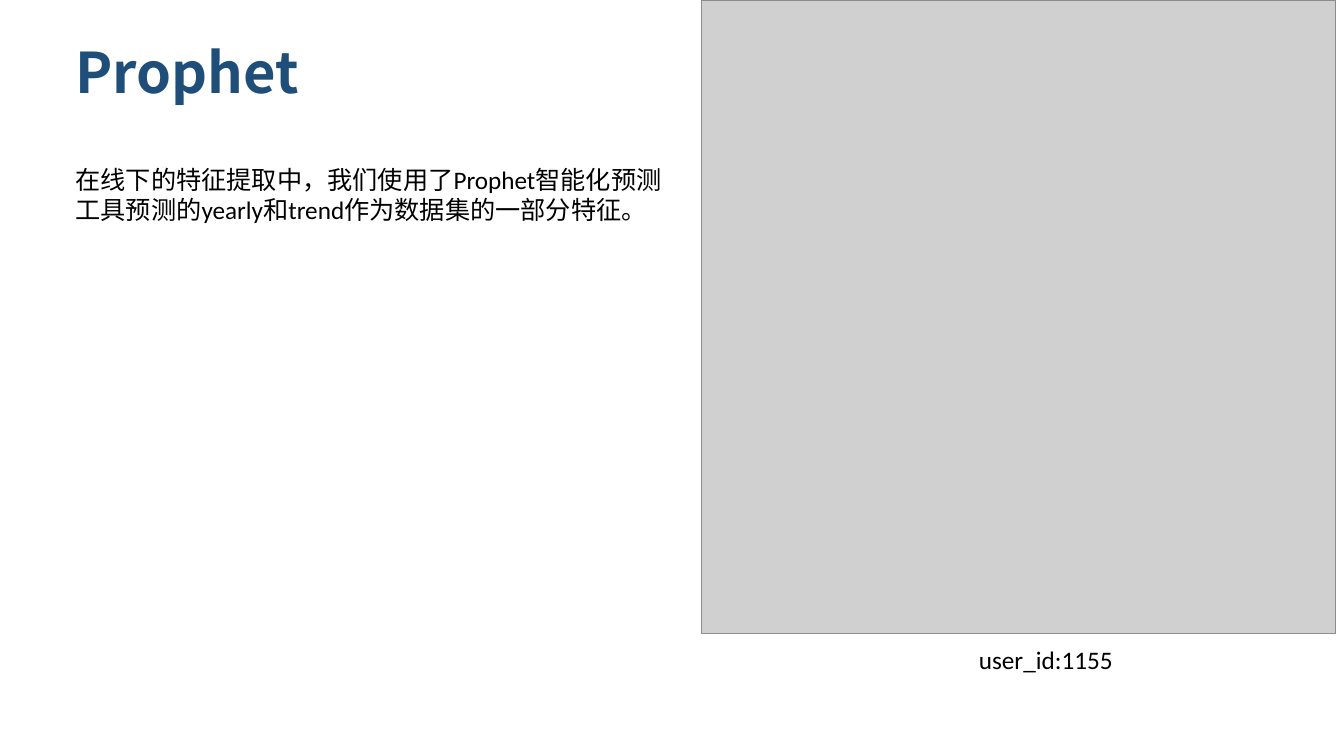
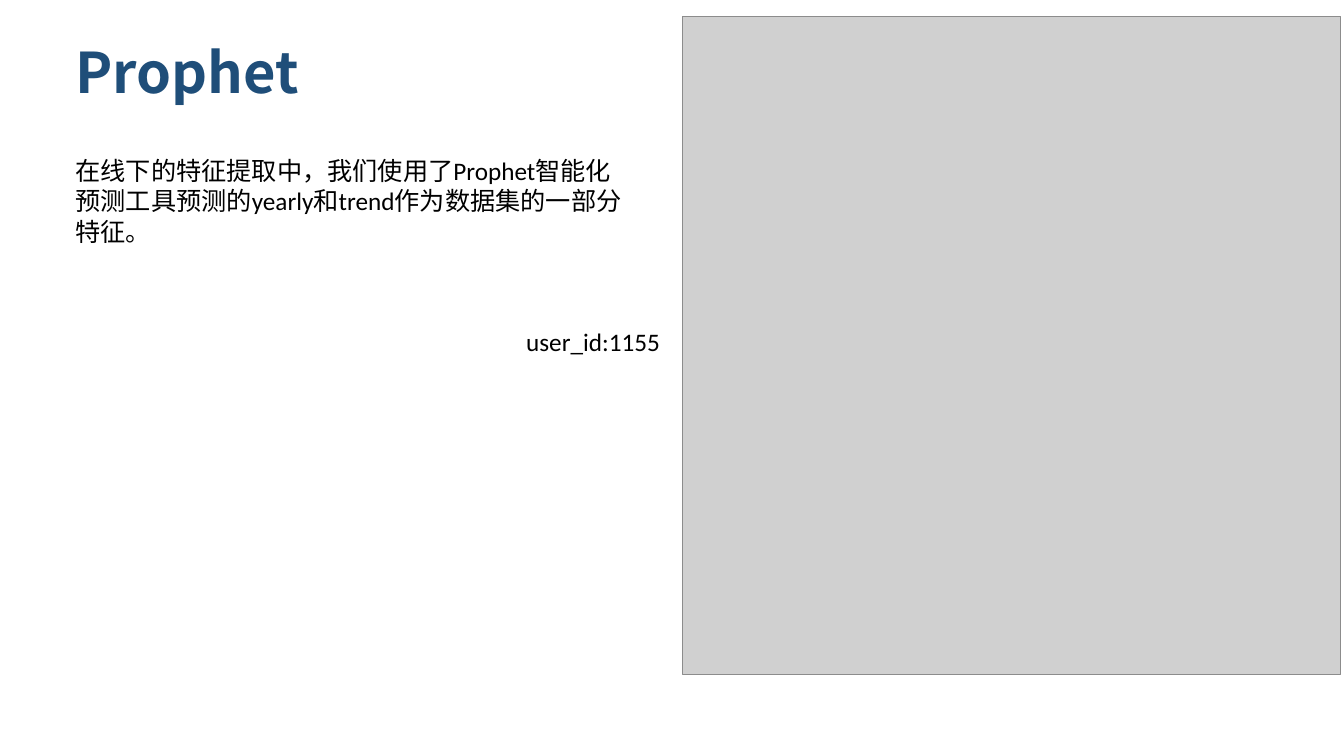
Before and after one commit to lvniqi/tianchi_power, a slide deck: slide 12 of presentation.pptx. Drawn at 1344x756 pixels with LibreOffice and Linux fonts; fonts in the diff are those of the drawing; grey boxes stand for pictures; background and template pictures are left out. Boxes give left, top, right and bottom in pixels: in the first picture for what was removed or moved away, otherwise in the second. Text is boxed around its words. In the diff, an @@ line names an element or a change of style, - is before the commit and + after.

```diff
--- a/presentation.pptx
+++ b/presentation.pptx
@@ picture: place and size @@
-picture at <box>702,0,1336,634</box>
+picture at <box>683,16,1341,675</box>
@@ text "在线下的特征提取中，我们使用了Prophet智能化预测工具预测的yearly和trend作为数据集的一部分特征。" rewrapped from <box>76,167,662,223</box> to <box>75,158,611,243</box> @@
@@ text "user_id:1155": place and size @@
-text "user_id:1155" at <box>979,651,1113,673</box>
+text "user_id:1155" at <box>526,333,660,355</box>
```
Also in this commit, not shown: 9 other slides changed.
